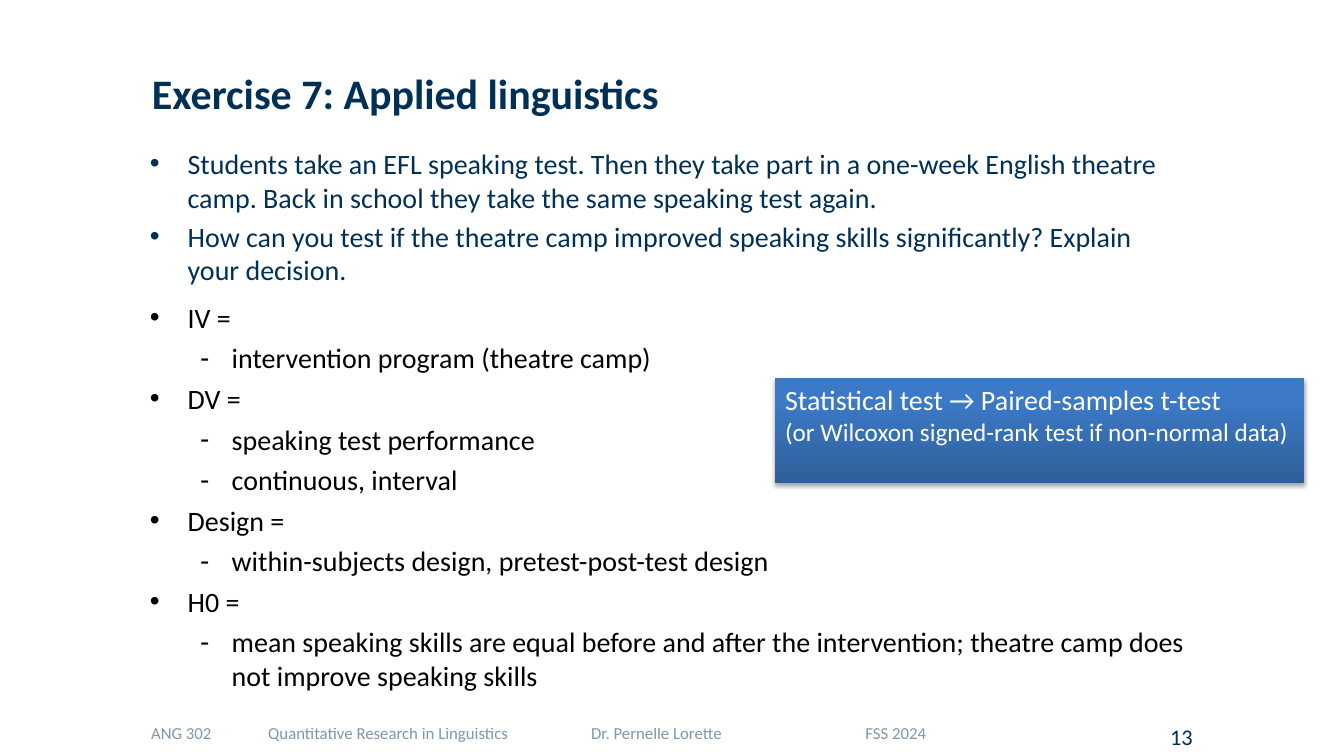
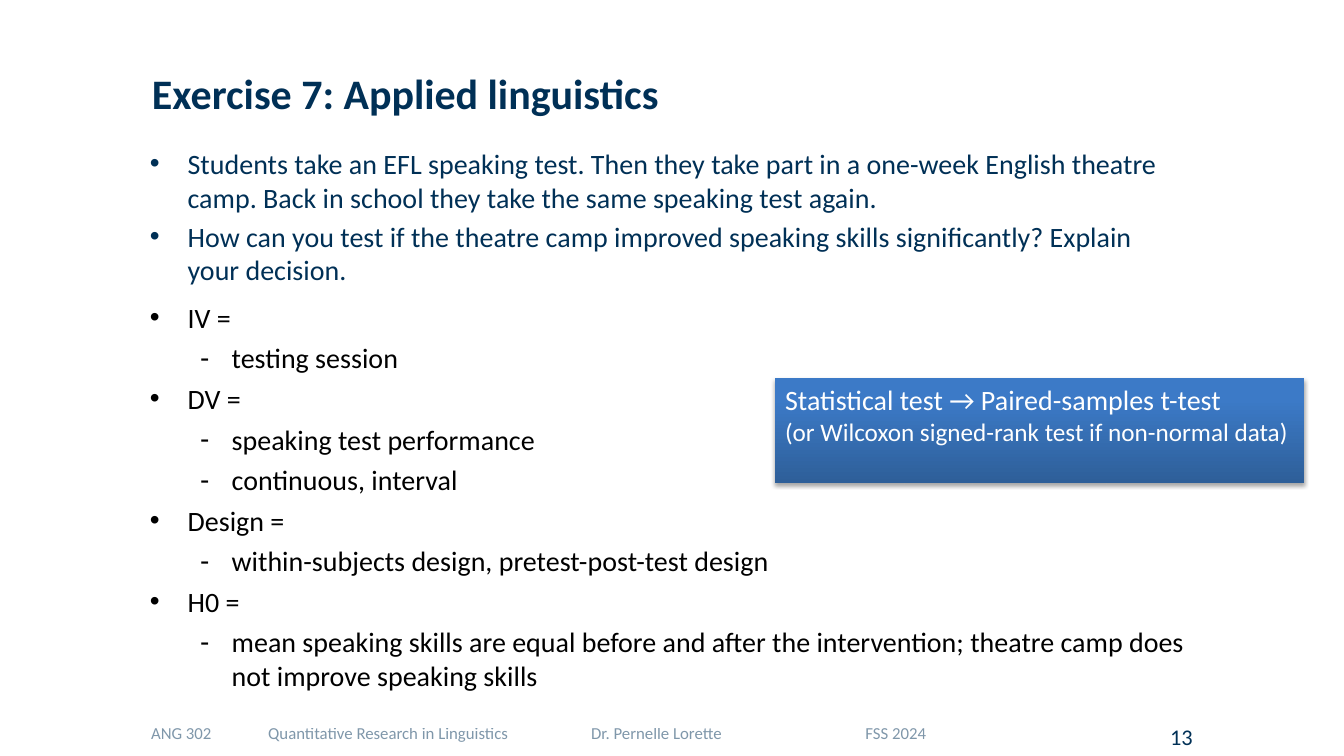
Before and after one commit to jgenette/Presentations, a slide deck: slide 13 of Mannheim/Stats/QRiL_11b_Exercises.pptx. Drawn at 1344x756 pixels with LibreOffice and Linux fonts; fonts in the diff are those of the drawing; background and template pictures are left out. Boxes give left, top, right and bottom in pixels: in the first picture for what was removed or moved away, otherwise in the second. Text is boxed around its words. In the diff, an @@ line names an element or a change of style, - is before the commit and + after.

```diff
--- a/Mannheim/Stats/QRiL_11b_Exercises.pptx
+++ b/Mannheim/Stats/QRiL_11b_Exercises.pptx
@@ text at box(232, 348, 398, 373): text changed @@
-  – intervention program (theatre camp)
+  – testing session
```
Also in this commit, not shown: 1 other slide changed, 1 other file.
